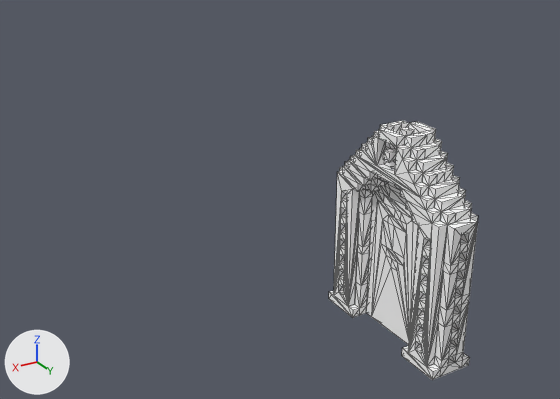
Two versions of the Blender file Door.blend, one commit apart.
Both versions are drawn from a 50 mm camera at (3.61, 4.19, 3.5) aimed at (0.51, -0.96, 0.92). Lighting does not change. The marker at lower left points along +X, +Y and +Z. Mesh edges are drawn as thin lines.

Objects in the first picture: 'Door', 'gate'.
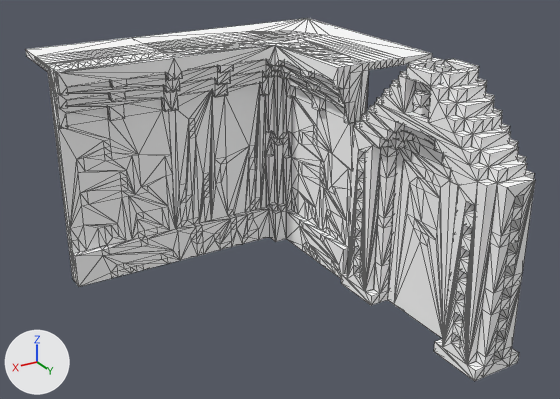
Commit message: My walls

ob_door_controll is not drawn itself; it is the parent of ob_doorpost, ob_gate, ob_door.

Pixel boxes [x1, y1, x2, y2] of what changed, in the pictures (560 x 399 px):
'gate', moved, rescaled (30% wider, 25% taller): before [329, 121, 478, 380]; after [341, 58, 535, 381]
'VincentsCorner', added: after [132, 18, 432, 278]
'Vincentswall', added: after [25, 38, 180, 287]
'Door', moved, rescaled (34% wider, 26% taller): before [366, 183, 418, 345]; after [388, 135, 458, 339]

Diff of the bpy script that builds the scene:
```diff
--- a/Door.blend.py
+++ b/Door.blend.py
@@ mat_palette_002 @@
+mat_palette_002 = diffuse_material('palette.002')
+mat_palette_002.base_color = (1.0, 1.0, 1.0)  # white #ffffff
@@ mat_palette_003 @@
+mat_palette_003 = diffuse_material('palette.003')
+mat_palette_003.base_color = (1.0, 1.0, 1.0)  # white #ffffff
@@ me_vincentscorner @@
+me_vincentscorner.from_pydata(...)  # 1091 vertices, 1248 faces; spans x -1.0..1.0, y 0.0..2.0, z -1.0..1.0
+me_vincentscorner.materials.append(mat_palette_002)  # its picture is missing
@@ me_vincentswall @@
+me_vincentswall.from_pydata(...)  # 481 vertices, 534 faces; spans x -0.5..0.5, y 0.0..2.0, z -0.5..0.5
+me_vincentswall.materials.append(mat_palette_003)  # its picture is missing
@@ ob_door_controll @@
 ob_door_controll = bpy.data.objects.new('Door Controll', me_cube_001)
-ob_door_controll.location = (0.0, 0.0, 0.8)
-ob_door_controll.scale = (0.185, 0.7, 0.795)
+ob_door_controll.location = (-0.3, 0.0, 1.0)
+ob_door_controll.scale = (0.231, 0.875, 0.994)
 ob_door_controll.hide_set(True)  # wire or fog, not drawn
@@ ob_vincentscorner @@
+ob_vincentscorner = bpy.data.objects.new('VincentsCorner', me_vincentscorner)
+ob_vincentscorner.location = (0.0, -1.9, 0.0)
+ob_vincentscorner.rotation_euler = (1.571, 0.0, 0.0)  # degrees (90, 0, 0)
@@ ob_vincentswall @@
+ob_vincentswall = bpy.data.objects.new('Vincentswall', me_vincentswall)
+ob_vincentswall.location = (1.5, -2.4, 0.0)
+ob_vincentswall.rotation_euler = (1.571, 0.0, 1.571)  # degrees (90, 0, 90)
```
